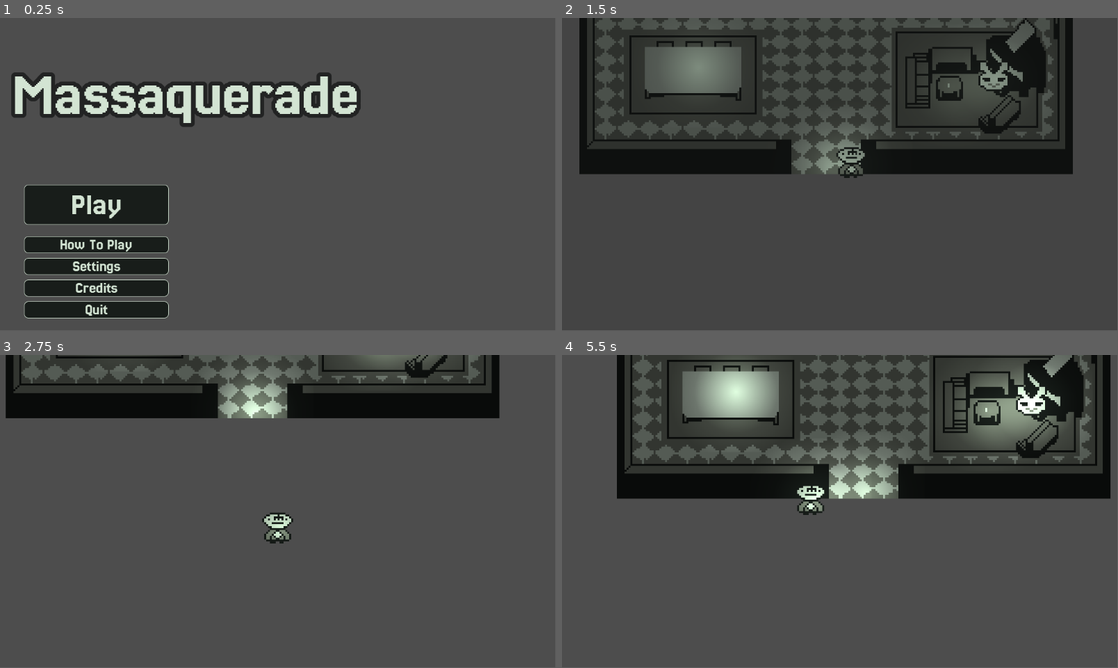
Above: before the commit, frames 1-4 (two rows, left to right).
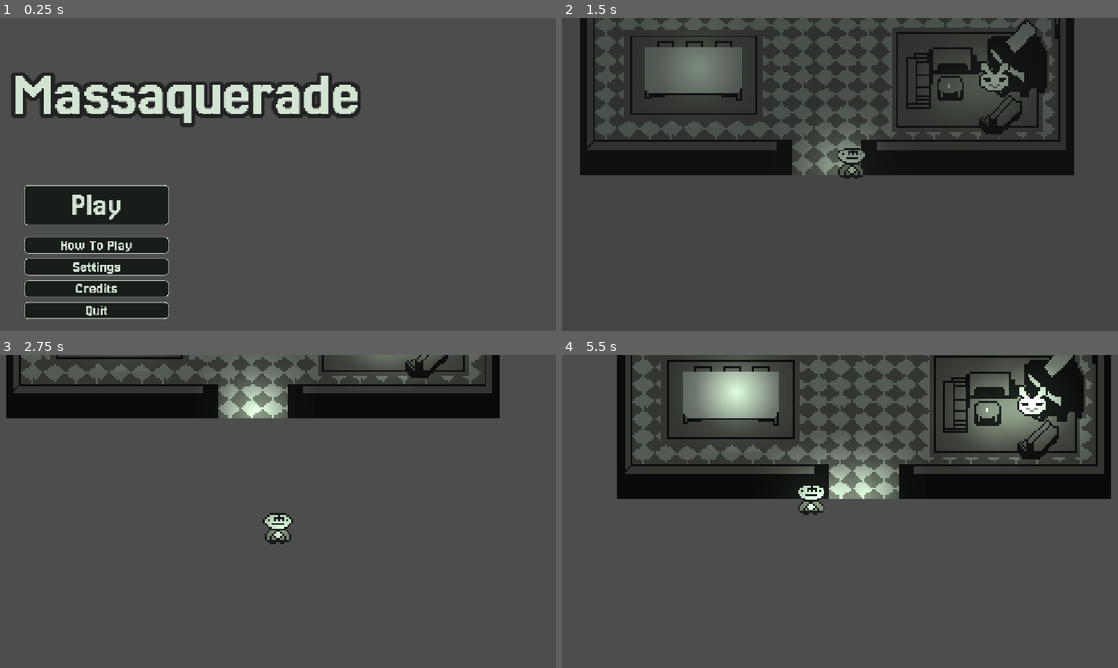
Above: after the commit, the same moments.

Repository: Rat-Haven-Studios/melon-jam-2025
Game: Godot game, scene res://1-main/Main.tscn
The game is run twice, just before and just after one commit, with the same random seed, the same clock (stepped at 60 frames per second) and the same inputs. Sound files missing from this copy of the repository are replaced by a short silence.
Inputs (mouse positions are in pixels of both pictures, inside the frame that each line leads up to):
- Up to frame 1 (0.25 s): no input
- Up to frame 2 (1.5 s): click "Play" at 0.5 s; move the mouse to (962, 158) at 1.27 s; hold D (right) from 1.28 s (still down); hold Space (alternate) from 1.28 s (still down); click (962, 158) at 1.42 s
- Up to frame 3 (2.75 s): move the mouse to (166, 527) at 2.02 s; release D (right) at 2.03 s; release Space (alternate) at 2.03 s; hold S (down) from 2.03 s (still down); tap Z (interact) at 2.1 s
- Up to frame 4 (5.5 s): move the mouse to (895, 442) at 2.77 s; release S (down) at 2.78 s; hold D (right) 2.78-3.53 s; hold Space (alternate) 2.78-3.53 s; move the mouse to (812, 574) at 3.52 s; hold W (up) 3.53-4.28 s; tap Z (interact) at 3.6, 5.1 s; click (812, 574) at 3.67 s; move the mouse to (1006, 558) at 4.27 s; hold Space (alternate) 4.28-5.03 s; hold A (left) from 4.28 s (still down); move the mouse to (673, 464) at 5.02 s
In our replay, the window is 799x449 before the commit and 800x450 after it. These sizes can differ from the game's own. Grey fills any space a smaller window leaves; there, only what the larger window draws over its background counts as a difference.

The runs differ from the first frame. In frame 1, 2.8% of the frame differs, in the area x 2-65%, y 17-97%; in frame 2, 2.9%, in the area x 3-93%, y 0-52%; in frame 3, 1.1%; in frame 4, 2.6%.

Commit message:
project setting

Diff:
--- a/0-assets/dialogue/example.json
+++ b/0-assets/dialogue/example.json
@@ -8,12 +8,27 @@
 		{
 		  "text": "Do you have any supplies?",
 		  "next": "ask_supplies",
+		  "condition": {
+			"state": "false",
+			"flag": "bought_potion"
+		  },
 		  "sus_change": 0
 		},
 		{
 		  "text": "About that deal we discussed...",
 		  "next": "check_deal",
-		  "condition": "offered_deal"
+		  "condition": {
+			"state": "true",
+			"flag": "offered_deal"
+		  }
+		},
+		{
+		  "text": "Thanks again for the potion!",
+		  "next": "already_bought",
+		  "condition": {
+			"state": "true",
+			"flag": "bought_potion"
+		  }
 		},
 		{
 		  "text": "Just looking around.",
@@ -33,8 +48,21 @@
 		{
 		  "text": "I'll trade you information instead.",
 		  "next": "offer_trade",
+		  "condition": {
+			"state": "false",
+			"flag": "offered_deal"
+		  },
 		  "sus_change": 1,
 		  "set_flag": "offered_deal"
+		},
+		{
+		  "text": "About that information trade...",
+		  "next": "offer_trade",
+		  "condition": {
+			"state": "true",
+			"flag": "offered_deal"
+		  },
+		  "sus_change": 0
 		}
 	  ]
 	},
@@ -60,8 +88,23 @@
 	  "choices": []
 	},
 
+	"already_bought": {
+	  "text": "You already got your potion! I don't have any more right now.",
+	  "choices": [
+		{
+		  "text": "Oh right, my bad.",
+		  "next": "end"
+		}
+	  ]
+	},
+
 	"offer_trade": {
 	  "text": "Information? What kind of information?",
+	  "condition": {
+		"state": "false",
+		"flag": "gave_info"
+	  },
+	  "else": "already_gave_info",
 	  "choices": [
 		{
 		  "text": "There are bandits on the north road.",
@@ -76,8 +119,8 @@
 	  ]
 	},
 
-	"trade_accepted": {
-	  "text": "Bandits? Good to know! Here's your potion. We're even.",
+	"already_gave_info": {
+	  "text": "You already told me about the bandits. Here, take your potion.",
 	  "choices": [
 		{
 		  "text": "Thanks!",
@@ -87,20 +130,49 @@
 	  ]
 	},
 
+	"trade_accepted": {
+	  "text": "Bandits? Good to know! Here's your potion. We're even.",
+	  "choices": [
+		{
+		  "text": "Thanks!",
+		  "next": "end",
+		  "set_flag": "traded_for_potion"
+		}
+	  ]
+	},
+
 	"check_deal": {
 	  "text": "Ah yes, the trade! Do you have that information for me?",
-	  "condition": "offered_deal",
+	  "condition": {
+		"state": "true",
+		"flag": "offered_deal"
+	  },
 	  "else": "confused",
 	  "choices": [
 		{
 		  "text": "Yes, about the bandits.",
 		  "next": "trade_accepted",
-		  "condition": "gave_info",
+		  "condition": {
+			"state": "false",
+			"flag": "gave_info"
+		  },
 		  "set_flag": "gave_info"
 		},
 		{
+		  "text": "I already told you about the bandits.",
+		  "next": "already_gave_info",
+		  "condition": {
+			"state": "true",
+			"flag": "gave_info"
+		  }
+		},
+		{
 		  "text": "Not yet, still gathering info.",
-		  "next": "waiting"
+		  "next": "waiting",
+		  "condition": {
+			"state": "false",
+			"flag": "gave_info"
+		  }
 		}
 	  ]
 	},
--- a/project.godot
+++ b/project.godot
@@ -29,6 +29,11 @@
 CLogger="*res://2-globals/clogger/clogger.gd"
 Data="*res://2-globals/busses/data.gd"
 DialogueUI="*res://2-globals/dialogue-ui/DialogueUI.tscn"
+
+[display]
+
+window/stretch/mode="canvas_items"
+window/stretch/aspect="expand"
 
 [gui]
 
